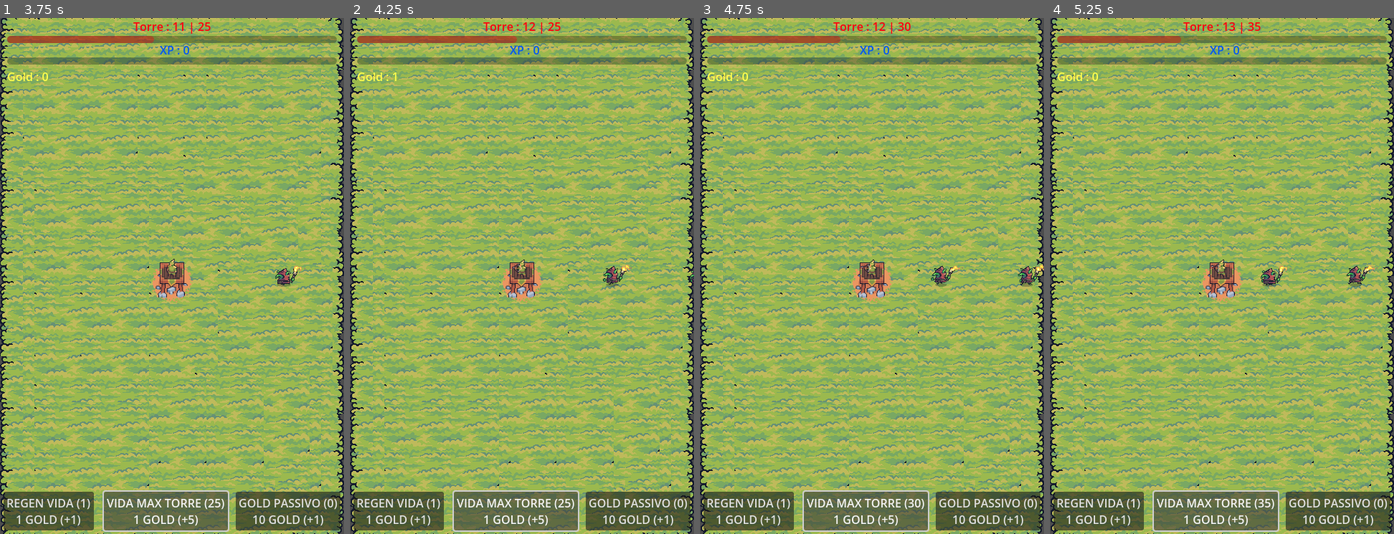
Above: before the commit, frames 1-4 (left to right).
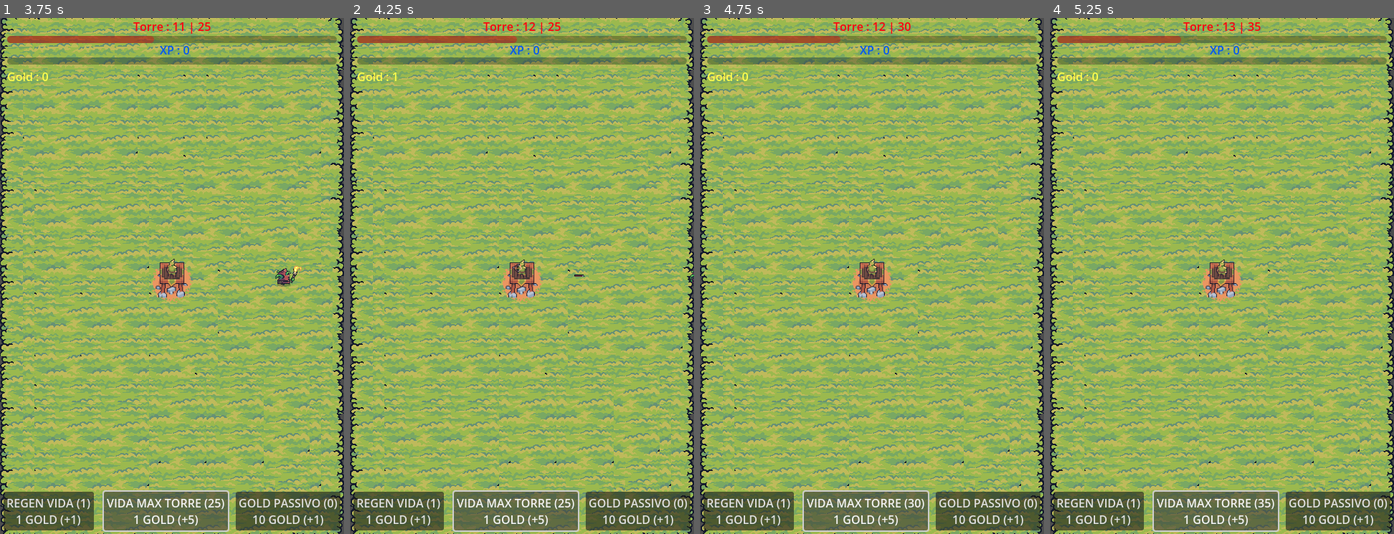
Above: after the commit, the same moments.

Repository: Nvsmp/Games
Game: Godot game, scene res://Scenes/main.tscn
The game is run twice, just before and just after one commit, with the same random seed, the same clock (stepped at 60 frames per second) and the same inputs.
Inputs (mouse positions are in pixels of both pictures, inside the frame that each line leads up to):
- Up to frame 1 (3.75 s): click (172, 281) at 0.5 s; click (172, 281) at 1.25 s; click "VIDA MAX TORRE (10) 1 GOLD (+…" at 2 s; click "VIDA MAX TORRE (15) 1 GOLD (+…" at 2.75 s; click "VIDA MAX TORRE (20) 1 GOLD (+…" at 3.5 s
- Up to frame 2 (4.25 s): no input
- Up to frame 3 (4.75 s): click "VIDA MAX TORRE (25) 1 GOLD (+…" at 4.25 s
- Up to frame 4 (5.25 s): click "VIDA MAX TORRE (30) 1 GOLD (+…" at 5 s

Frame 1 is identical in both runs. In frame 2, 0.2% of the frame differs, in the area x 65-82%, y 47-53%; in frame 3, 0.4%, in the area x 46-100%, y 46-53%; in frame 4, 0.4%.
Error after the commit: Out of bounds get index '0' (on base: 'Array') (res://Scripts/torre.gd:35)

Commit message:
Colisao flecha/inimigo OK

Diff:
--- a/IdleLeveling/Scenes/enemy_1.tscn
+++ b/IdleLeveling/Scenes/enemy_1.tscn
@@ -58,8 +58,8 @@
 
 [node name="Enemy1" type="Area2D"]
 scale = Vector2(0.5, 0.5)
-collision_layer = 3
-collision_mask = 2
+collision_layer = 7
+collision_mask = 6
 script = ExtResource("1_hij64")
 metadata/_edit_group_ = true
 
--- /dev/null
+++ b/IdleLeveling/Scenes/flecha.tscn
@@ -0,0 +1,41 @@
+[gd_scene load_steps=6 format=3 uid="uid://b3d7kdrjw0d8j"]
+
+[ext_resource type="Script" path="res://Scripts/flecha.gd" id="1_dashm"]
+[ext_resource type="Texture2D" uid="uid://bpwwvumm2t7ou" path="res://Assets/torre/3 Units/Arrow/22.png" id="2_vt5q3"]
+[ext_resource type="Texture2D" uid="uid://svdcxx3vhqkh" path="res://Assets/torre/3 Units/Arrow/13.png" id="3_opyim"]
+
+[sub_resource type="SpriteFrames" id="SpriteFrames_x74yx"]
+animations = [{
+"frames": [{
+"duration": 1.0,
+"texture": ExtResource("2_vt5q3")
+}],
+"loop": true,
+"name": &"0",
+"speed": 5.0
+}, {
+"frames": [{
+"duration": 1.0,
+"texture": ExtResource("3_opyim")
+}],
+"loop": true,
+"name": &"1",
+"speed": 5.0
+}]
+
+[sub_resource type="RectangleShape2D" id="RectangleShape2D_0nbsu"]
+size = Vector2(14, 4)
+
+[node name="Area2D" type="Area2D"]
+collision_layer = 4
+collision_mask = 4
+script = ExtResource("1_dashm")
+
+[node name="AnimatedSprite2D" type="AnimatedSprite2D" parent="."]
+sprite_frames = SubResource("SpriteFrames_x74yx")
+animation = &"1"
+
+[node name="CollisionShape2D" type="CollisionShape2D" parent="."]
+shape = SubResource("RectangleShape2D_0nbsu")
+
+[connection signal="area_entered" from="." to="." method="_on_area_entered"]
--- a/IdleLeveling/Scenes/main.tscn
+++ b/IdleLeveling/Scenes/main.tscn
@@ -1,7 +1,7 @@
 [gd_scene load_steps=11 format=3 uid="uid://dbh4a7sy4xak0"]
 
 [ext_resource type="Texture2D" uid="uid://mwpgwf45vwx2" path="res://Assets/kenney_abstract-platformer/Tilesheet/tilesheet_complete.png" id="1_662og"]
-[ext_resource type="PackedScene" uid="uid://yi2kd3qiselm" path="res://torre.tscn" id="1_lu74o"]
+[ext_resource type="PackedScene" uid="uid://yi2kd3qiselm" path="res://Scenes/torre.tscn" id="1_lu74o"]
 [ext_resource type="PackedScene" uid="uid://bv8wewhqmpy2j" path="res://Scenes/enemy_1.tscn" id="1_q6yif"]
 [ext_resource type="Texture2D" uid="uid://bcuumxc4orxgu" path="res://Assets/ground/grass.png" id="2_cy2ua"]
 [ext_resource type="Texture2D" uid="uid://dy1tka0w7htgu" path="res://Assets/ground/bush_01.png" id="3_yr57u"]
--- /dev/null
+++ b/IdleLeveling/Scenes/torre.tscn
@@ -0,0 +1,216 @@
+[gd_scene load_steps=27 format=3 uid="uid://yi2kd3qiselm"]
+
+[ext_resource type="Script" path="res://Scripts/torre.gd" id="1_tn4qs"]
+[ext_resource type="PackedScene" uid="uid://b3d7kdrjw0d8j" path="res://Scenes/flecha.tscn" id="2_4ihsk"]
+[ext_resource type="Texture2D" uid="uid://qlhnw3be8g5w" path="res://Assets/torre/1 Upgrade/1.png" id="2_ilm40"]
+[ext_resource type="Texture2D" uid="uid://oq4ievt4frg0" path="res://Assets/torre/2 Idle/2.png" id="3_45mia"]
+[ext_resource type="Texture2D" uid="uid://dswwfp1nfotox" path="res://Assets/torre/3 Units/3/S_Attack.png" id="4_f1gdh"]
+[ext_resource type="Texture2D" uid="uid://bxhfunfw7nswe" path="res://Assets/torre/3 Units/3/S_Idle.png" id="5_icwv8"]
+
+[sub_resource type="GDScript" id="GDScript_dst61"]
+script/source = "extends Area2D
+
+# Called every frame. 'delta' is the elapsed time since the previous frame.
+func _process(delta):
+	pass
+"
+
+[sub_resource type="CircleShape2D" id="CircleShape2D_8m8ar"]
+radius = 135.059
+
+[sub_resource type="RectangleShape2D" id="RectangleShape2D_hhbcp"]
+size = Vector2(34, 38)
+
+[sub_resource type="AtlasTexture" id="AtlasTexture_km0n2"]
+atlas = ExtResource("2_ilm40")
+region = Rect2(0, 0, 70, 130)
+
+[sub_resource type="AtlasTexture" id="AtlasTexture_lo4sq"]
+atlas = ExtResource("3_45mia")
+region = Rect2(0, 0, 70, 130)
+
+[sub_resource type="AtlasTexture" id="AtlasTexture_asmn4"]
+atlas = ExtResource("3_45mia")
+region = Rect2(70, 0, 70, 130)
+
+[sub_resource type="AtlasTexture" id="AtlasTexture_5ambx"]
+atlas = ExtResource("3_45mia")
+region = Rect2(140, 0, 70, 130)
+
+[sub_resource type="AtlasTexture" id="AtlasTexture_e77fo"]
+atlas = ExtResource("3_45mia")
+region = Rect2(210, 0, 70, 130)
+
+[sub_resource type="SpriteFrames" id="SpriteFrames_lug8k"]
+animations = [{
+"frames": [{
+"duration": 1.0,
+"texture": SubResource("AtlasTexture_km0n2")
+}],
+"loop": true,
+"name": &"0",
+"speed": 5.0
+}, {
+"frames": [{
+"duration": 1.0,
+"texture": SubResource("AtlasTexture_lo4sq")
+}, {
+"duration": 1.0,
+"texture": SubResource("AtlasTexture_asmn4")
+}, {
+"duration": 1.0,
+"texture": SubResource("AtlasTexture_5ambx")
+}, {
+"duration": 1.0,
+"texture": SubResource("AtlasTexture_e77fo")
+}],
+"loop": true,
+"name": &"1",
+"speed": 5.0
+}]
+
+[sub_resource type="AtlasTexture" id="AtlasTexture_gfo6y"]
+atlas = ExtResource("4_f1gdh")
+region = Rect2(0, 0, 48, 48)
+
+[sub_resource type="AtlasTexture" id="AtlasTexture_mu2kl"]
+atlas = ExtResource("4_f1gdh")
+region = Rect2(48, 0, 48, 48)
+
+[sub_resource type="AtlasTexture" id="AtlasTexture_nykjl"]
+atlas = ExtResource("4_f1gdh")
+region = Rect2(96, 0, 48, 48)
+
+[sub_resource type="AtlasTexture" id="AtlasTexture_3nyne"]
+atlas = ExtResource("4_f1gdh")
+region = Rect2(144, 0, 48, 48)
+
+[sub_resource type="AtlasTexture" id="AtlasTexture_maguf"]
+atlas = ExtResource("4_f1gdh")
+region = Rect2(192, 0, 48, 48)
+
+[sub_resource type="AtlasTexture" id="AtlasTexture_qdoap"]
+atlas = ExtResource("4_f1gdh")
+region = Rect2(240, 0, 48, 48)
+
+[sub_resource type="AtlasTexture" id="AtlasTexture_iways"]
+atlas = ExtResource("5_icwv8")
+region = Rect2(0, 0, 48, 48)
+
+[sub_resource type="AtlasTexture" id="AtlasTexture_8ik0w"]
+atlas = ExtResource("5_icwv8")
+region = Rect2(48, 0, 48, 48)
+
+[sub_resource type="AtlasTexture" id="AtlasTexture_yxw0e"]
+atlas = ExtResource("5_icwv8")
+region = Rect2(96, 0, 48, 48)
+
+[sub_resource type="AtlasTexture" id="AtlasTexture_rpgt3"]
+atlas = ExtResource("5_icwv8")
+region = Rect2(144, 0, 48, 48)
+
+[sub_resource type="SpriteFrames" id="SpriteFrames_tu06l"]
+animations = [{
+"frames": [{
+"duration": 1.0,
+"texture": SubResource("AtlasTexture_gfo6y")
+}, {
+"duration": 1.0,
+"texture": SubResource("AtlasTexture_mu2kl")
+}, {
+"duration": 1.0,
+"texture": SubResource("AtlasTexture_nykjl")
+}, {
+"duration": 1.0,
+"texture": SubResource("AtlasTexture_3nyne")
+}, {
+"duration": 1.0,
+"texture": SubResource("AtlasTexture_maguf")
+}, {
+"duration": 1.0,
+"texture": SubResource("AtlasTexture_qdoap")
+}],
+"loop": true,
+"name": &"attack_left",
+"speed": 10.0
+}, {
+"frames": [{
+"duration": 1.0,
+"texture": SubResource("AtlasTexture_iways")
+}, {
+"duration": 1.0,
+"texture": SubResource("AtlasTexture_8ik0w")
+}, {
+"duration": 1.0,
+"texture": SubResource("AtlasTexture_yxw0e")
+}, {
+"duration": 1.0,
+"texture": SubResource("AtlasTexture_rpgt3")
+}],
+"loop": true,
+"name": &"idle",
+"speed": 5.0
+}]
+
+[node name="Torre" type="Area2D"]
+script = ExtResource("1_tn4qs")
+flecha_scene = ExtResource("2_4ihsk")
+metadata/_edit_group_ = true
+
+[node name="range" type="Area2D" parent="."]
+collision_layer = 2
+collision_mask = 2
+script = SubResource("GDScript_dst61")
+
+[node name="CollisionShape2D" type="CollisionShape2D" parent="range"]
+shape = SubResource("CircleShape2D_8m8ar")
+
+[node name="area2d_hitbox" type="Area2D" parent="."]
+
+[node name="hitbox" type="CollisionShape2D" parent="area2d_hitbox" groups=["torre"]]
+visibility_layer = 2
+position = Vector2(0, 6)
+shape = SubResource("RectangleShape2D_hhbcp")
+
+[node name="Button" type="Button" parent="."]
+offset_left = -17.0
+offset_top = -13.5
+offset_right = 17.0
+offset_bottom = 29.5
+
+[node name="MenuButton" type="MenuButton" parent="Button"]
+layout_mode = 0
+offset_right = 34.0
+offset_bottom = 43.0
+button_mask = 3
+switch_on_hover = true
+item_count = 3
+popup/item_0/text = "+ ALCANCE"
+popup/item_0/id = 0
+popup/item_1/text = "+ DANO"
+popup/item_1/id = 1
+popup/item_2/text = "+ VELOCIDADE ATK"
+popup/item_2/id = 2
+
+[node name="AnimatedSprite2D" type="AnimatedSprite2D" parent="."]
+position = Vector2(0, -21.5)
+scale = Vector2(0.9, 0.9)
+sprite_frames = SubResource("SpriteFrames_lug8k")
+animation = &"1"
+frame_progress = 0.377785
+
+[node name="Arqueiro" type="AnimatedSprite2D" parent="AnimatedSprite2D"]
+position = Vector2(0, 18.3333)
+sprite_frames = SubResource("SpriteFrames_tu06l")
+animation = &"idle"
+
+[node name="TimerRegenVida" type="Timer" parent="."]
+autostart = true
+
+[node name="TimerCD" type="Timer" parent="."]
+wait_time = 0.1
+
+[connection signal="area_entered" from="range" to="." method="_on_range_area_entered"]
+[connection signal="area_entered" from="area2d_hitbox" to="." method="_on_area_2d_hitbox_area_entered"]
+[connection signal="timeout" from="TimerRegenVida" to="." method="_on_timer_regen_vida_timeout"]
+[connection signal="timeout" from="TimerCD" to="." method="_on_timer_cd_timeout"]
--- a/IdleLeveling/Scripts/enemy_1.gd
+++ b/IdleLeveling/Scripts/enemy_1.gd
@@ -2,6 +2,7 @@
 
 @export var speed:int = 400
 @export var dano:int = 1
+@export var vida:int = 1
 # Called when the node enters the scene tree for the first time.
 func _ready():
 	pass # Replace with function body.
@@ -11,3 +12,5 @@
 # Called every frame. 'delta' is the elapsed time since the previous frame.
 func _process(delta):
 	position.x -= 1
+	if vida <= 0:
+		queue_free()
--- /dev/null
+++ b/IdleLeveling/Scripts/flecha.gd
@@ -0,0 +1,26 @@
+extends Area2D
+
+@export var speed:int = 600
+var direcao:Vector2
+var dano:int = 1
+
+# Called when the node enters the scene tree for the first time.
+func _ready():
+	pass
+
+
+# Called every frame. 'delta' is the elapsed time since the previous frame.
+func _process(delta):
+	position += direcao * speed * delta
+	#print(direcao)
+
+func set_dir(dir,pos_torre):
+	direcao = dir - pos_torre
+	direcao = direcao.normalized()
+
+
+
+func _on_area_entered(area):
+	print("hit")
+	area.vida -= dano
+	queue_free()
--- a/IdleLeveling/Scripts/torre.gd
+++ b/IdleLeveling/Scripts/torre.gd
@@ -1,5 +1,6 @@
 extends Area2D
 
+@export var flecha_scene: PackedScene
 @export var vida_torre_max:int = 10
 @export var vida_torre:int = 10
 @export var regen_vida:int = 1
@@ -8,6 +9,7 @@
 @export var xp:int = 0
 var atacando:bool = false
 var array_inimigos:Array = []
+@export var tiro_em_cd:bool = false
 # Called when the node enters the scene tree for the first time.
 func _ready():
 	pass # Replace with function body.
@@ -21,11 +23,21 @@
 		$AnimatedSprite2D/Arqueiro.play("attack_left")
 	else:
 		$AnimatedSprite2D/Arqueiro.play("idle")
-	printt("Array de inimigos: "+ str(array_inimigos))
+	#printt("Array de inimigos: "+ str(array_inimigos))
 	if !array_inimigos.is_empty():
 		atacando = true
 		if str(array_inimigos[0]) == "<Freed Object>":
 			array_inimigos.remove_at(0)
+		if !tiro_em_cd:
+			#print("tiro")
+			var flecha = flecha_scene.instantiate()
+			flecha.position = Vector2.ZERO
+			flecha.set_dir(array_inimigos[0].position, position)
+			add_child(flecha)
+			tiro_em_cd = true
+			$TimerCD.start()
+
+
 	else:
 		atacando = false
 
@@ -45,5 +57,14 @@
 	array_inimigos.append(area)
 
 
+
 func _on_area_2d_hitbox_area_entered(area):
 	area.queue_free()
+	vida_torre -= area.dano
+
+
+
+
+
+func _on_timer_cd_timeout():
+	tiro_em_cd = false
